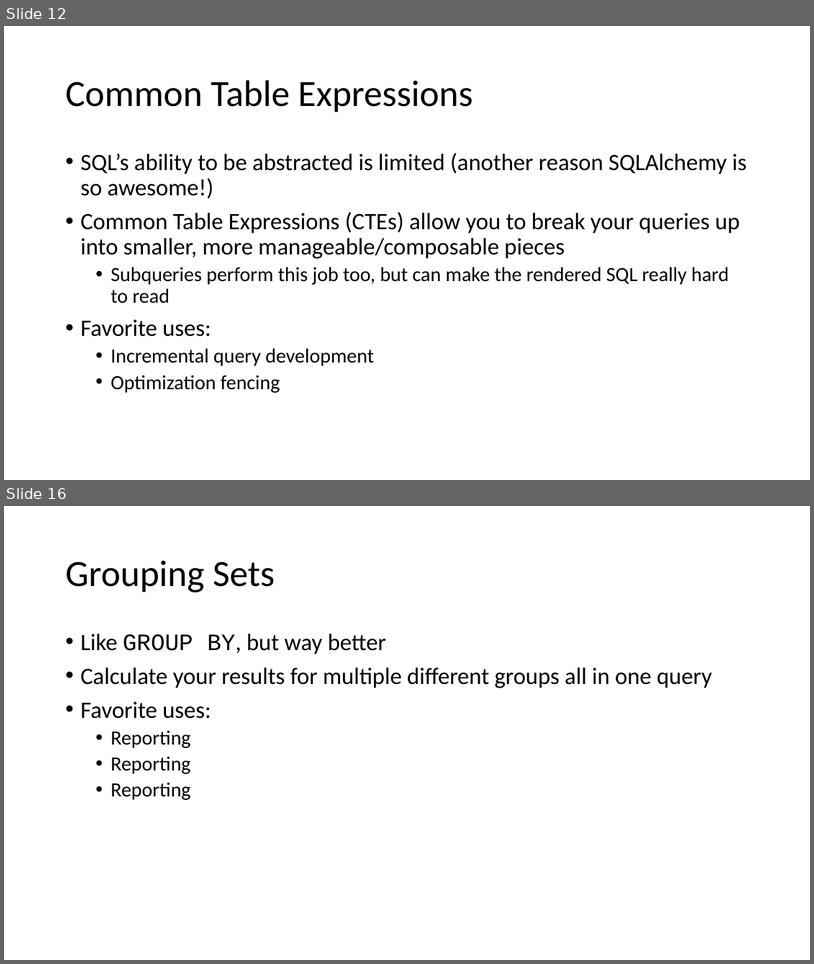
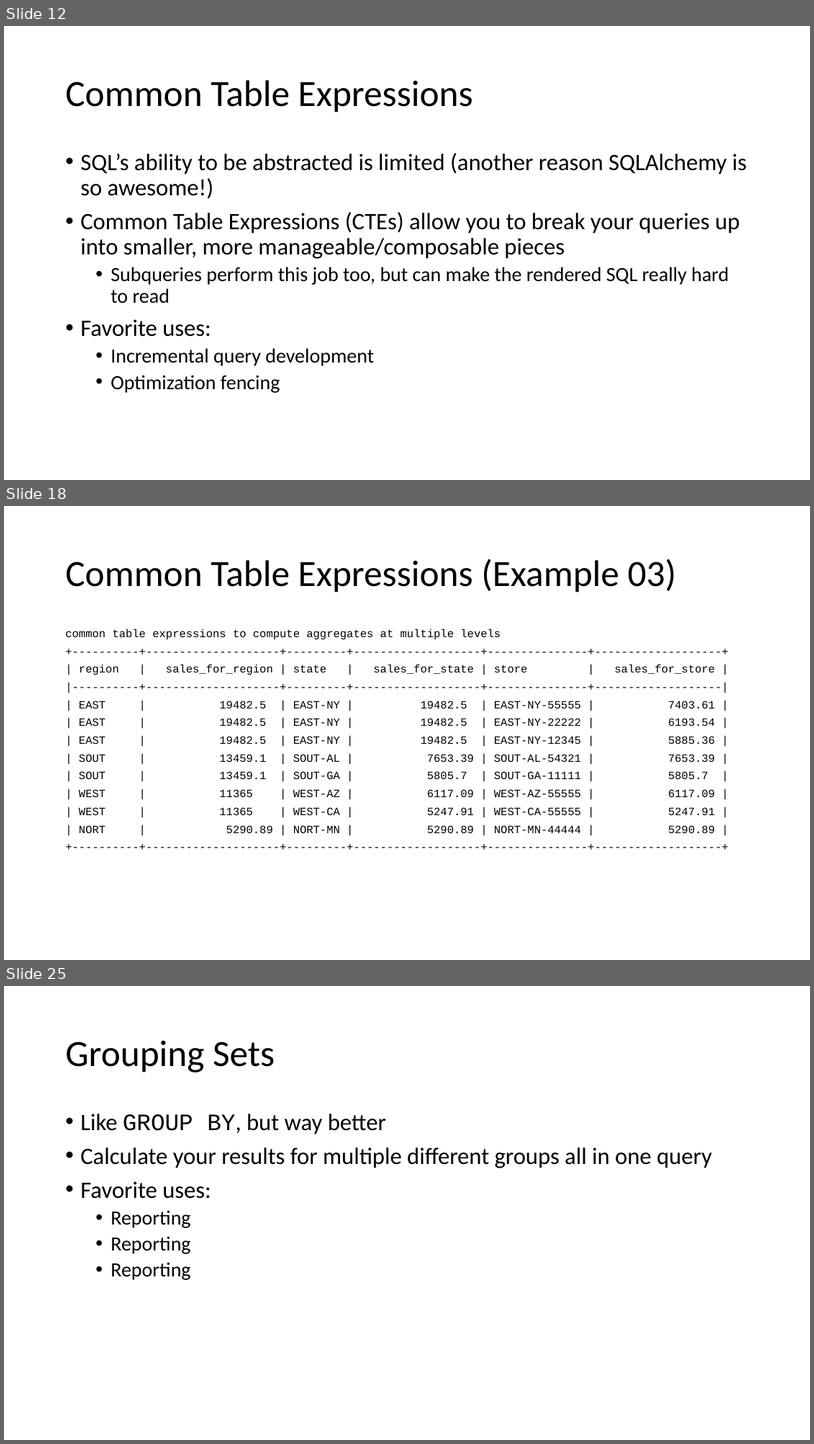
Before and after one commit to f0rk/pygotham-2019, a slide deck: pygotham-2019.pptx. Shown one above the other, each under a label of ours: slides 12 and 16 before the commit, slides 12, 18 and 25 after it; the slides between them are not shown. The pictures are 814x964 and 814x1444 pixels, drawn with LibreOffice and Linux fonts; fonts in the diff are those of the drawing. Boxes give left, top, right and bottom in pixels: in the first picture for what was removed or moved away, otherwise in the second. Text is boxed around its words. In the diff, an @@ line names an element or a change of style, - is before the commit and + after.

Commit message:
additonal example + more deck content

```diff
--- a/pygotham-2019.pptx
+++ b/pygotham-2019.pptx
@@ slide 18 added at bbox=[4, 506, 810, 960], background #FFFFFF @@
@@ title added at bbox=[65, 559, 677, 592], 44 pt, text #000000 @@
+Common Table Expressions (Example 03)
@@ text added at bbox=[65, 628, 715, 833], 13.3 pt, text #000000 @@
+common table expressions to compute aggregates at multiple levels
++----------+--------------------+---------+-------------------+---------------+-------------------+
+| region | sales_for_region | state | sales_for_state | store | sales_for_store |
+|----------+--------------------+---------+-------------------+---------------+-------------------|
+| EAST | 19482.5 | EAST-NY | 19482.5 | EAST-NY-55555 | 7403.61 |
+| EAST | 19482.5 | EAST-NY | 19482.5 | EAST-NY-22222 | 6193.54 |
+| EAST | 19482.5 | EAST-NY | 19482.5 | EAST-NY-12345 | 5885.36 |
+| SOUT | 13459.1 | SOUT-AL | 7653.39 | SOUT-AL-54321 | 7653.39 |
+| SOUT | 13459.1 | SOUT-GA | 5805.7 | SOUT-GA-11111 | 5805.7 |
+| WEST | 11365 | WEST-AZ | 6117.09 | WEST-AZ-55555 | 6117.09 |
+| WEST | 11365 | WEST-CA | 5247.91 | WEST-CA-55555 | 5247.91 |
+| NORT | 5290.89 | NORT-MN | 5290.89 | NORT-MN-44444 | 5290.89 |
++----------+--------------------+---------+-------------------+---------------+-------------------+
@@ what was slide 16 is now slide 25 @@
```
Also in this commit, not shown: 4 slides changed, 12 other slides added, 1 other file.
